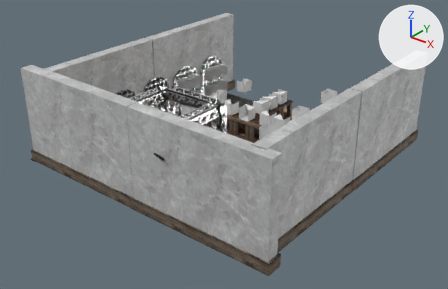
Before and after pictures for a commit that changed the glTF model src/Refactoring/world/shop/base_music_shop.glb.
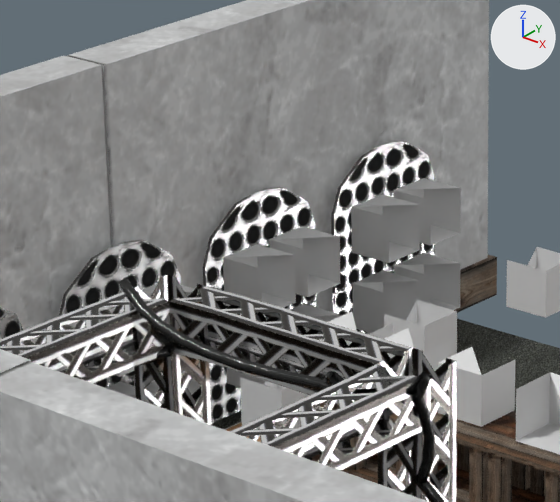
There are two pictures of each version: one whole from a 50 mm lens placed at (33.4, -43.5, 29.4), pointed at (-0.2, -1.5, 3.3), one close up on the part from 29% to 55% of the width and 9% to 45% of the height. Every picture has the same lights, and +X, +Y and +Z are marked at upper right. Where no turn or scale is listed for an object, it has been applied to the vertices. Vertices at the same position are counted once.

The first close-up shows 'camera.{show:pane1,order:4}.002', 'camera.{show:pane2,order:5}.003', 'camera.{show:pane3,order:6}.004', 'display.{zone:pane10}.002', 'display.{zone:pane1}.027', 'display.{zone:pane1}.028', 'display.{zone:pane1}.029', 'display.{zone:pane1}.030', 'display.{zone:pane2}.003', 'display.{zone:pane2}.004', 'placement.034', 'world'.
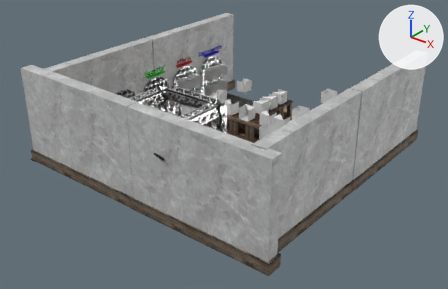
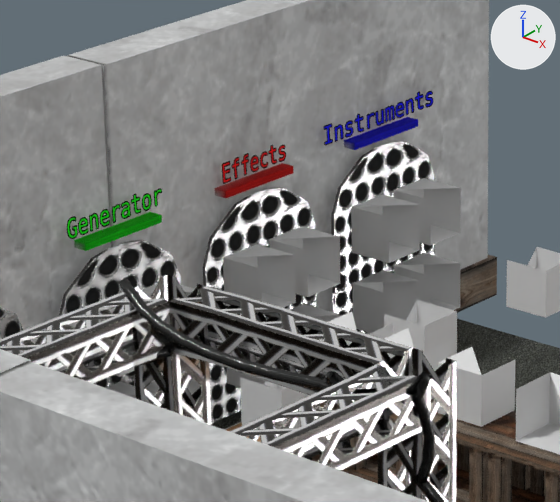
Boxes (x1, y1, x2, y2) around the edits, measured in the close-ups (560 x 502 px):
```json
{"part": 1, "of": "me_world", "change": "added", "after": [215, 163, 293, 198], "on screen": "red"}
{"part": 2, "of": "me_world", "change": "added", "after": [74, 212, 162, 251], "on screen": "green"}
{"part": 3, "of": "me_world", "change": "added", "after": [344, 117, 418, 150], "on screen": "blue"}
{"part": 4, "of": "me_world", "change": "added", "after": [67, 91, 433, 239]}
```

The change, as JSON lines over the scene's bpy script:
```json
{"block": "me_world", "where": "# used by ob_world; location = (-0.95, -6.07, 5.11)"}
{"block": "me_world", "where": "# verts and faces of me_world; kept vertices keep their numbers, new ones are numbered from 3603"}
{"op": "remove", "block": "me_world", "code": "me_world.from_pydata(...)  # 3603 vertices, 6686 faces; spans x -13.5..14.6, y -7.8..20.6, z -3.4..6.3"}
{"op": "add", "block": "me_world", "code": "me_world.from_pydata(...)  # 3627 vertices, 6722 faces; spans x -13.5..14.6, y -7.8..20.6, z -3.4..6.3"}
{"block": "me_world", "change": "me_world part 1: a new loose piece, a box spanning x -10.43..-10.09, y 10.17..12.52, z 2.17..2.34, in mat_material_001"}
{"block": "me_world", "change": "me_world part 2: a new loose piece, a box spanning x -10.43..-10.09, y 5.65..8.06, z 2.17..2.34, in mat_material_001"}
{"block": "me_world", "change": "me_world part 3: a new loose piece, a box spanning x -10.43..-10.09, y 14.75..17.16, z 2.17..2.34, in mat_material_001"}
{"block": "me_world", "change": "me_world part 4"}
{"op": "add", "block": "me_world", "code": "verts[3603] = (-10.3, 12.5, 2.4)"}
{"op": "add", "block": "me_world", "code": "verts[3604] = (-10.3, 13.8, 2.4)  # pixel (323, 147)"}
{"op": "add", "block": "me_world", "code": "verts[3605] = (-10.3, 18.0, 2.4)"}
{"op": "add", "block": "me_world", "code": "verts[3606] = (-10.3, 8.4, 2.4)"}
{"op": "add", "block": "me_world", "code": "for new, old in zip([*range(3607, 3611)], [*range(3603, 3607)]): verts[new] = verts[old] + (0.0, 0.0, 0.6)"}
{"op": "add", "block": "me_world", "code": "verts[3611] = (-10.2, 10.2, 2.4)  # pixel (221, 186)"}
{"op": "add", "block": "me_world", "code": "verts[3612] = (-10.3, 10.2, 3.0)"}
{"op": "add", "block": "me_world", "code": "verts[3613] = (-10.2, 5.2, 2.4)"}
{"op": "add", "block": "me_world", "code": "verts[3614] = (-10.3, 5.2, 3.0)"}
{"op": "add", "block": "me_world", "code": "faces += [(3603, 3607, 3611), (3607, 3612, 3611), (3604, 3605, 3609), (3604, 3609, 3608), (3606, 3610, 3613), (3610, 3614, 3613)]"}
```
